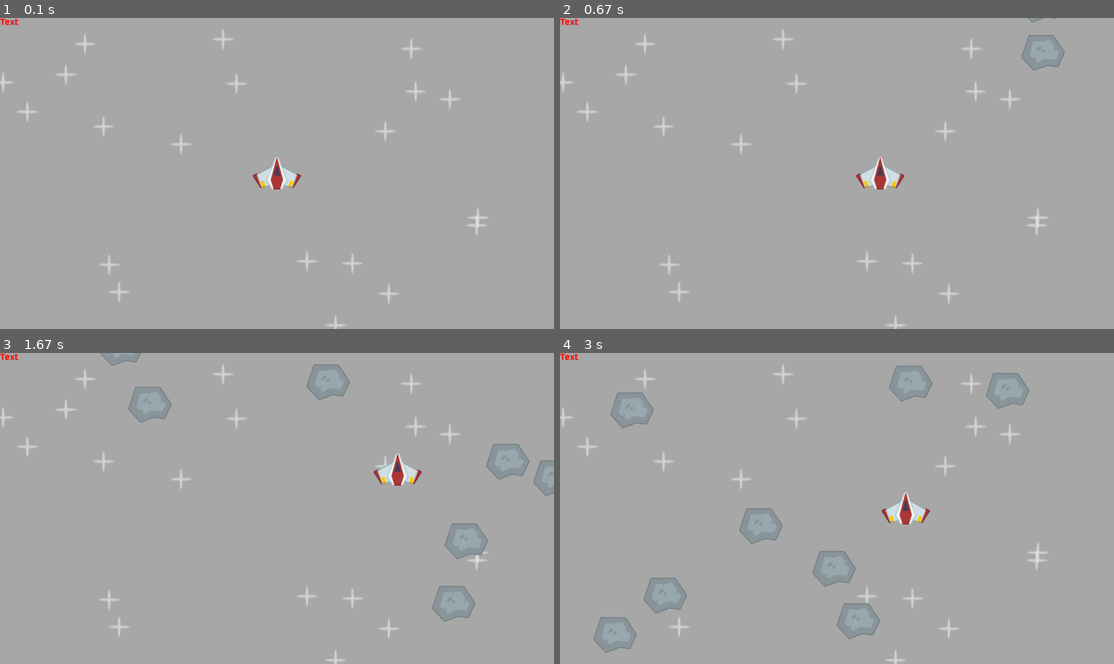
Above: before the commit, frames 1-4 (two rows, left to right).
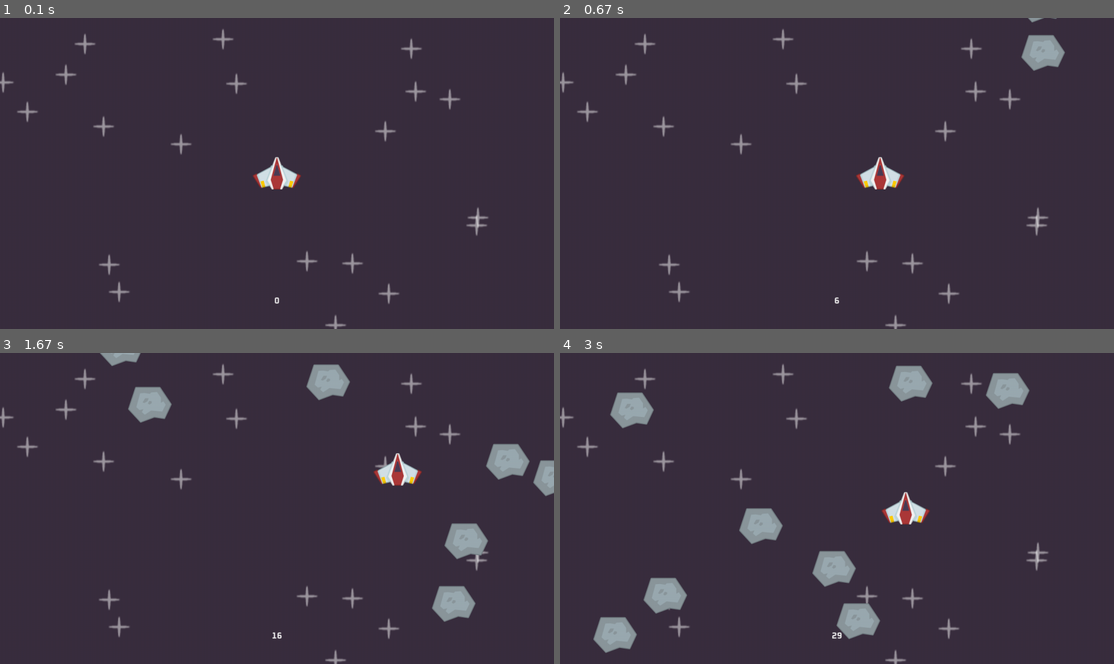
Above: after the commit, the same moments.

Repository: EZam1992/Pygame-Space-Shooter-
Game: pygame game, started from main.py
The game is run twice, just before and just after one commit, with the same random seed, the same clock (stepped at 60 frames per second) and the same inputs.
Inputs:
- Up to frame 1 (0.1 s): no input
- Up to frame 2 (0.67 s): hold Right from 0.33 s (still down)
- Up to frame 3 (1.67 s): release Right at 0.8 s; hold Up 0.83-1.13 s; hold Right 1.17-1.63 s
- Up to frame 4 (3 s): hold Down 2.23-2.53 s; hold Left 2.57-2.97 s

The runs differ from the first frame. In frame 1, 100% of the frame differs, in the area x 0-100%, y 0-100%; in frame 2, 99%; in frame 3, 96%; in frame 4, 94%.

Commit message:
added timer to game

Diff:
--- a/main.py
+++ b/main.py
@@ -79,6 +79,11 @@
         if collided_sprite:
             laser.kill()
 
+def display_score():
+    current_time = pygame.time.get_ticks() / 100
+    font_surface = font.render(str(int(current_time)), True, (240, 240, 240))
+    font_rect = font_surface.get_frect(midbottom = (WINDOW_WIDTH / 2, WINDOW_HEIGHT - 50))
+    display_surface.blit(font_surface, font_rect)
 #general setup
 pygame.init()
 WINDOW_WIDTH, WINDOW_HEIGHT = 1280, 720
@@ -99,7 +104,7 @@
 laser_surf = pygame.image.load(join('space shooter', 'images', 'laser.png')).convert_alpha()
 meteor_surf = pygame.image.load(join('space shooter', 'images', 'meteor.png')).convert_alpha()
 font = pygame.font.Font(join('space shooter', 'images', 'Oxanium-Bold.ttf'), 20)
-font_surface = font.render('Text', True, 'red')
+
 
 #sprite generation
 for i in range(20):
@@ -127,9 +132,10 @@
     collision()
 
     #draw the game
-    display_surface.fill("darkgray")
+    display_surface.fill('#3a2e3f')
+    display_score()
     all_sprites.draw(display_surface)
-    display_surface.blit(font_surface, (0,0))
+
     pygame.display.update()
 
 
